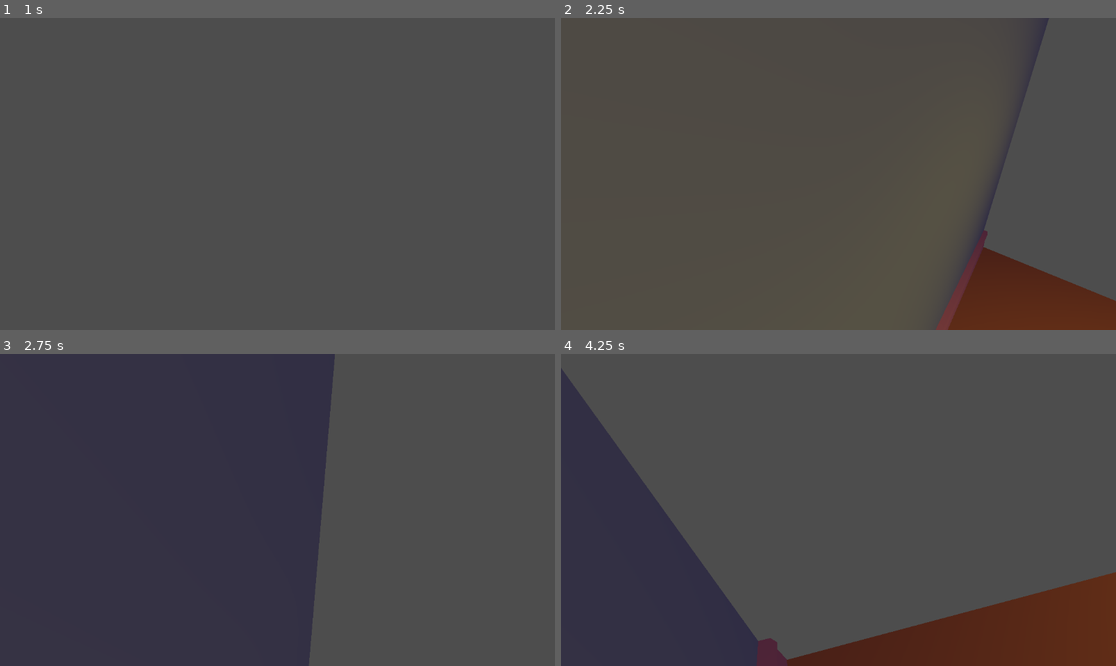
Above: before the commit, frames 1-4 (two rows, left to right).
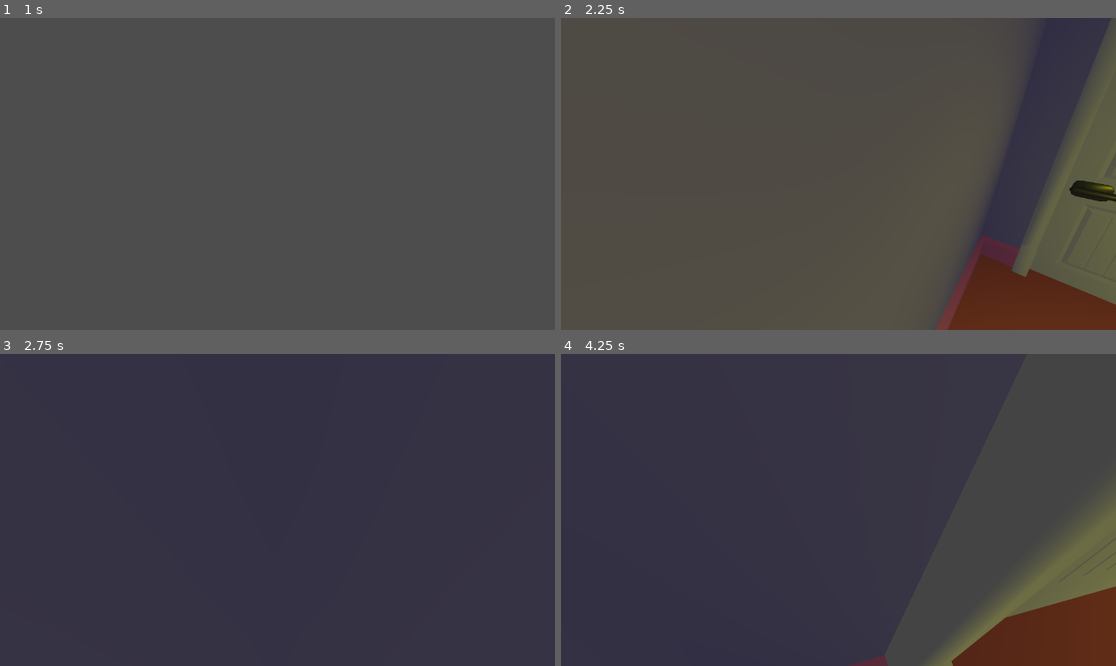
Above: after the commit, the same moments.

Repository: IAmNotIsaac/carliles-bad-dream
Game: Godot game, scene res://scenes/general/main.tscn
Two runs of this game, one before a commit and one after it. Both use one fixed random seed, a clock stepped at 60 frames per second and the inputs below.
Inputs (mouse positions are in pixels of both pictures, inside the frame that each line leads up to):
- Up to frame 1 (1 s): tap Enter at 0.5 s; move the mouse to (399, 158) at 0.52 s; hold D (move_right) from 0.53 s (still down); tap C (crawl) at 0.6 s; tap Space (jump) at 0.77 s
- Up to frame 2 (2.25 s): move the mouse to (810, 174) at 1.27 s; release D (move_right) at 1.28 s; hold W (move_forward) from 1.28 s (still down); click (810, 174) at 1.35 s; tap Space (jump) at 1.52 s; move the mouse to (849, 167) at 2.02 s; hold Shift (walk) from 2.03 s (still down)
- Up to frame 3 (2.75 s): keep holding W (move_forward); keep holding Shift (walk)
- Up to frame 4 (4.25 s): keep holding W (move_forward); move the mouse to (832, 516) at 2.77 s; release Shift (walk) at 2.78 s; tap C (crawl) at 2.85 s; tap Space (jump) at 3.02, 3.77 s; move the mouse to (877, 513) at 3.52 s; press the mouse at (877, 513) at 3.53 s

Frame 1 is identical in both runs. In frame 2, 7.3% of the frame differs, in the area x 75-100%, y 0-92%; in frame 3, 42%; in frame 4, 52%, in the area x 0-100%, y 0-100%.

Commit message:
erurghghghuhggh

Diff:
--- a/project.godot
+++ b/project.godot
@@ -19,6 +19,7 @@
 
 Settings="*res://singletons/settings.gd"
 Level="*res://singletons/level.tscn"
+IntersceneData="*res://singletons/interscene_data.gd"
 
 [input]
 
--- a/scenes/general/player.gd
+++ b/scenes/general/player.gd
@@ -79,6 +79,9 @@
 	_interact_cast.collision_mask = _interact_collision_mask
 	_mesh.layers = _render_layers
 
+	_cam.rotation_degrees.x = IntersceneData.player_camera_rot_x
+	_gimbal.rotation_degrees.y = IntersceneData.player_camera_rot_y
+
 	Level.deferred_input.connect(_deferred_input)
 
 	_climb_check.position.z = -_CLIMB_DISTANCE
@@ -94,6 +97,9 @@
 			_gimbal.rotation_degrees.y -= event.relative.x * Settings.camera_sensitivity
 			_cam.rotation_degrees.x -= event.relative.y * Settings.camera_sensitivity
 			_cam.rotation_degrees.x = clamp(_cam.rotation_degrees.x, -90, 90)
+
+			IntersceneData.player_camera_rot_x = _cam.rotation_degrees.x
+			IntersceneData.player_camera_rot_y = _gimbal.rotation_degrees.y
 
 
 func _physics_process(delta : float) -> void:
--- a/scenes/levels/carlile_room.tscn
+++ b/scenes/levels/carlile_room.tscn
@@ -10,6 +10,8 @@
 [ext_resource type="Script" path="res://scenes/tools/interact_area.gd" id="5_0lhna"]
 [ext_resource type="PackedScene" uid="uid://db5bjr4n61wd1" path="res://assets/models/ceiling.glb" id="6_dblcb"]
 [ext_resource type="PackedScene" uid="uid://dtgbl0ex1keaf" path="res://assets/models/floor.glb" id="7_d7pxw"]
+[ext_resource type="PackedScene" uid="uid://dwp8je3u571c0" path="res://assets/models/door_wall.glb" id="11_jkvbc"]
+[ext_resource type="PackedScene" uid="uid://bse0j0ohgsor5" path="res://assets/models/door.glb" id="12_wrcht"]
 
 [sub_resource type="Environment" id="Environment_2bs8j"]
 
@@ -37,7 +39,7 @@
 size = Vector3(2, 3, 6)
 
 [sub_resource type="BoxShape3D" id="BoxShape3D_o02mo"]
-size = Vector3(2, 2, 3)
+size = Vector3(2, 3.17684, 3.63736)
 
 [node name="CarlileRoom" type="Node3D"]
 script = ExtResource("1_c7cwn")
@@ -111,7 +113,7 @@
 collision_mask = 0
 
 [node name="CollisionShape3D3" type="CollisionShape3D" parent="BedCollision"]
-transform = Transform3D(1, 0, 0, 0, 1, 0, 0, 0, 1, -2, 1, -3)
+transform = Transform3D(1, 0, 0, 0, 1, 0, 0, 0, 1, -2, 1, -3.31365)
 shape = SubResource("BoxShape3D_o02mo")
 
 [node name="Visual" type="Node3D" parent="."]
@@ -213,4 +215,10 @@
 light_energy = 2.0
 spot_angle = 110.0
 
+[node name="door_wall" parent="." instance=ExtResource("11_jkvbc")]
+transform = Transform3D(1, 0, 0, 0, 1, 0, 0, 0, 1, 2, 0, 1)
+
+[node name="door" parent="." instance=ExtResource("12_wrcht")]
+transform = Transform3D(1, 0, 0, 0, 1, 0, 0, 0, 1, 2, 1, 1)
+
 [connection signal="interacted_with" from="EnterCarlileDream" to="." method="_on_enter_carlile_dream_interacted_with"]
--- /dev/null
+++ b/singletons/interscene_data.gd
@@ -0,0 +1,5 @@
+extends Node
+
+
+var player_camera_rot_x := 0.0
+var player_camera_rot_y := 0.0
Binary file added: assets/models/door.glb
Not shown, added: assets/models/door.glb.import
Binary file added: assets/models/door_wall.glb
Not shown, added: assets/models/door_wall.glb.import
Binary file changed: assets/models/plain_wall.glb
Binary file removed: scenes/levels/carlile_room.exr
Not shown, removed: scenes/levels/carlile_room.exr.import
Binary file removed: scenes/levels/carlile_room.lmbake
Not shown: 1 places in scenes/levels/carlile_room.tscn that only renumber resources
Not shown, changed: assets/models/plain_wall.glb.unwrap_cache
Not shown, added: assets/models/source/door.blend
Not shown, added: assets/models/source/door.blend1
(and 4 more such lines)
